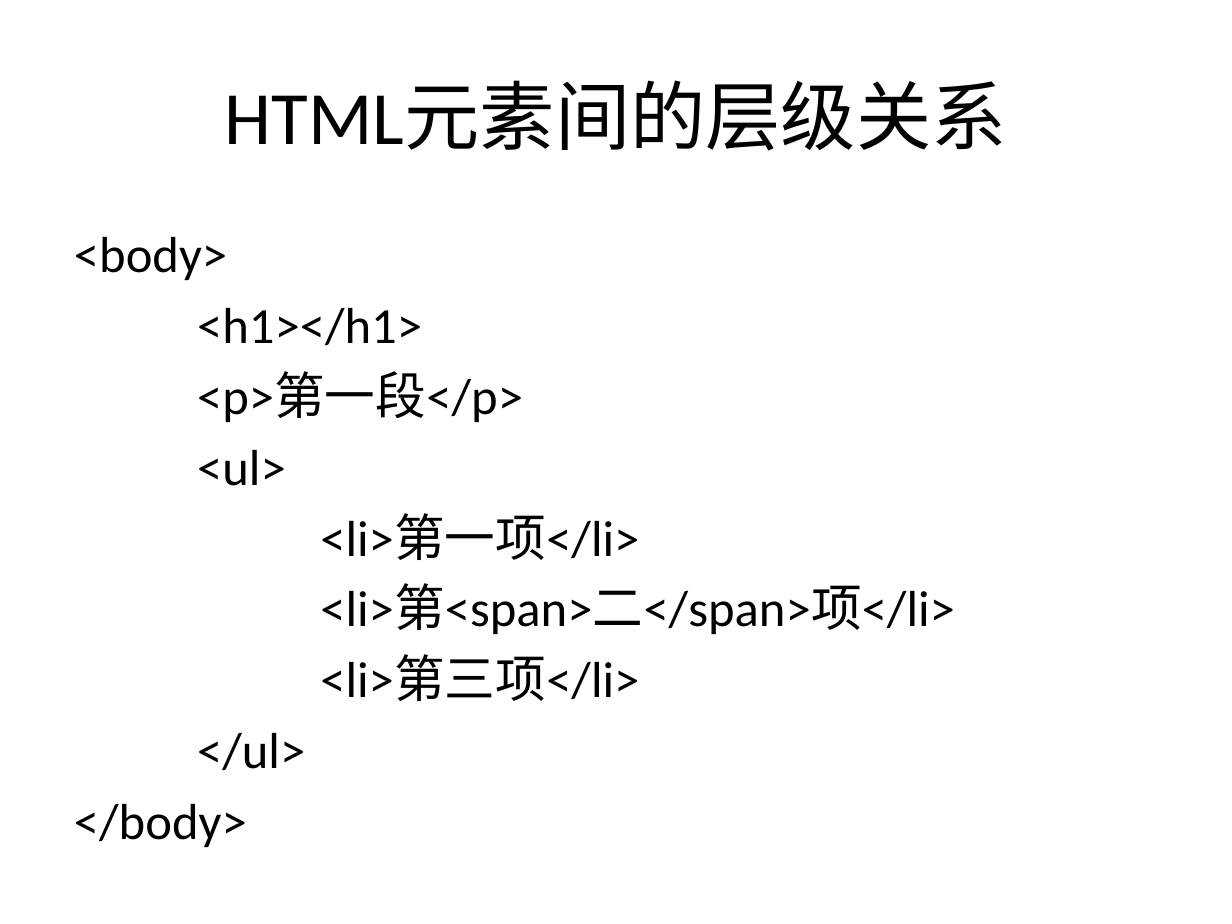
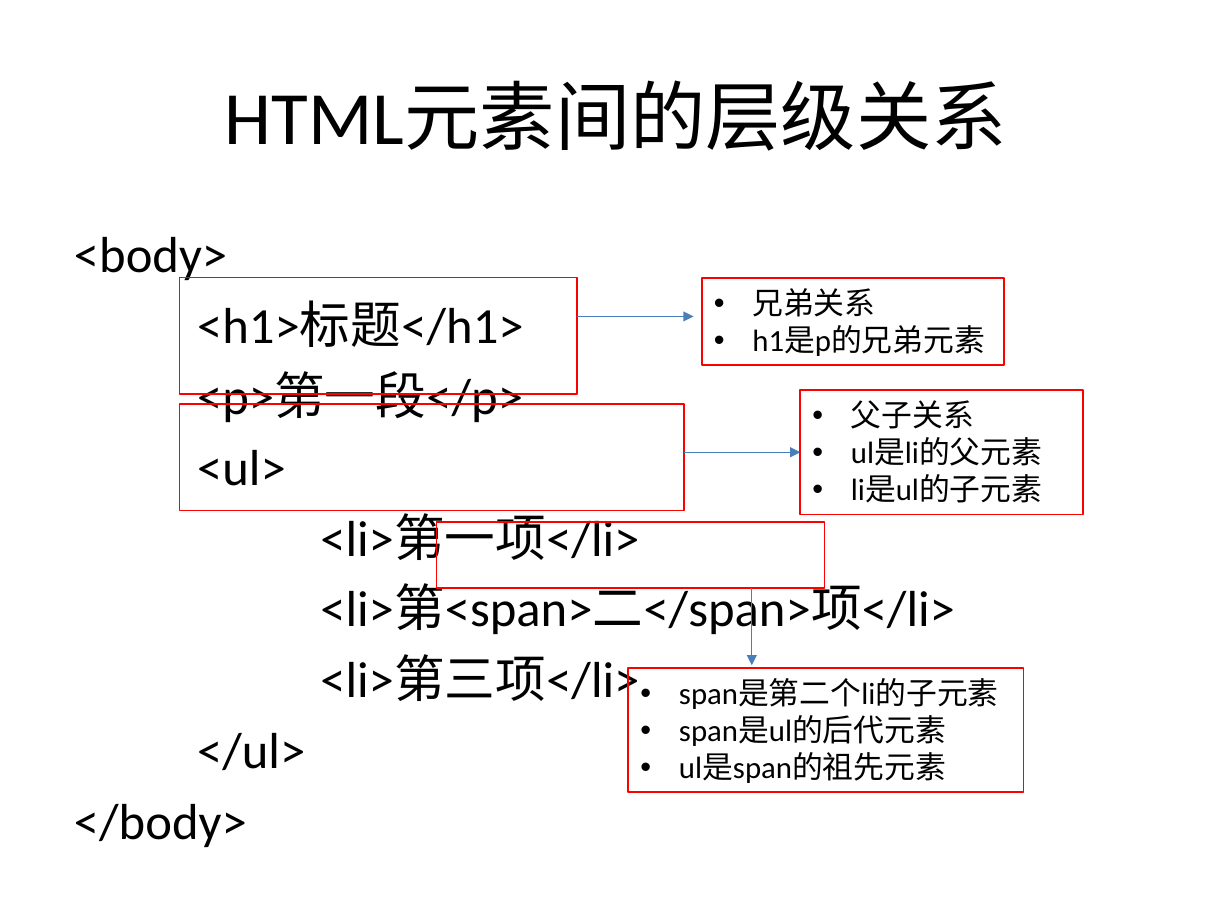
Before and after one commit to sans123wx/class, a slide deck: slide 5 of 网页设计与制作/课件/4/css选择器.pptx. Drawn at 1232x924 pixels with LibreOffice and Linux fonts; fonts in the diff are those of the drawing. Boxes give left, top, right and bottom in pixels: in the first picture for what was removed or moved away, otherwise in the second. Text is boxed around its words. In the diff, an @@ line names an element or a change of style, - is before the commit and + after.

```diff
--- a/网页设计与制作/课件/4/css选择器.pptx
+++ b/网页设计与制作/课件/4/css选择器.pptx
@@ rectangle added at (180,277,578,393), outline #FF0000 1 pt @@
@@ rectangle added at (702,278,1004,366), outline #FF0000 1 pt, 18 pt, text #000000 @@
+• 兄弟关系
+• h1是p的兄弟元素
@@ text at (197,301,524,347): text changed @@
-<h1></h1>
+<h1>标题</h1>
@@ arrow added from (578, 317) to (694, 317), #4B7EBC 0.75 pt @@
@@ rectangle added at (180,404,684,511), outline #FF0000 1 pt @@
@@ rectangle added at (801,391,1084,515), outline #FF0000 1 pt, 18 pt, text #000000 @@
+• 父子关系
+• ul是li的父元素
+• li是ul的子元素
@@ arrow added from (684, 452) to (801, 452), #4B7EBC 0.75 pt @@
@@ rectangle added at (436,522,824,589), outline #FF0000 1 pt @@
@@ arrow added from (752, 588) to (752, 665), #4B7EBC 0.75 pt @@
@@ rectangle added at (628,668,1024,792), outline #FF0000 1 pt, 18 pt, text #000000 @@
+• span是第二个li的子元素
+• span是ul的后代元素
+• ul是span的祖先元素
```
Also in this commit, not shown: 1 other slide changed, 2 slides added, 1 other file.
